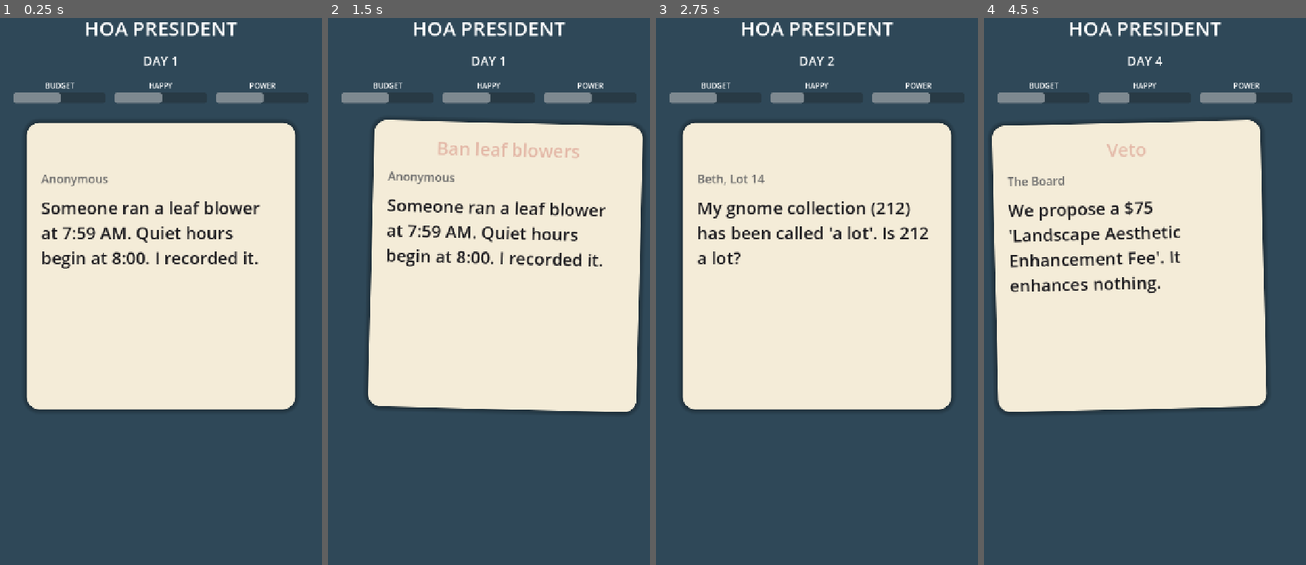
Above: before the commit, frames 1-4 (left to right).
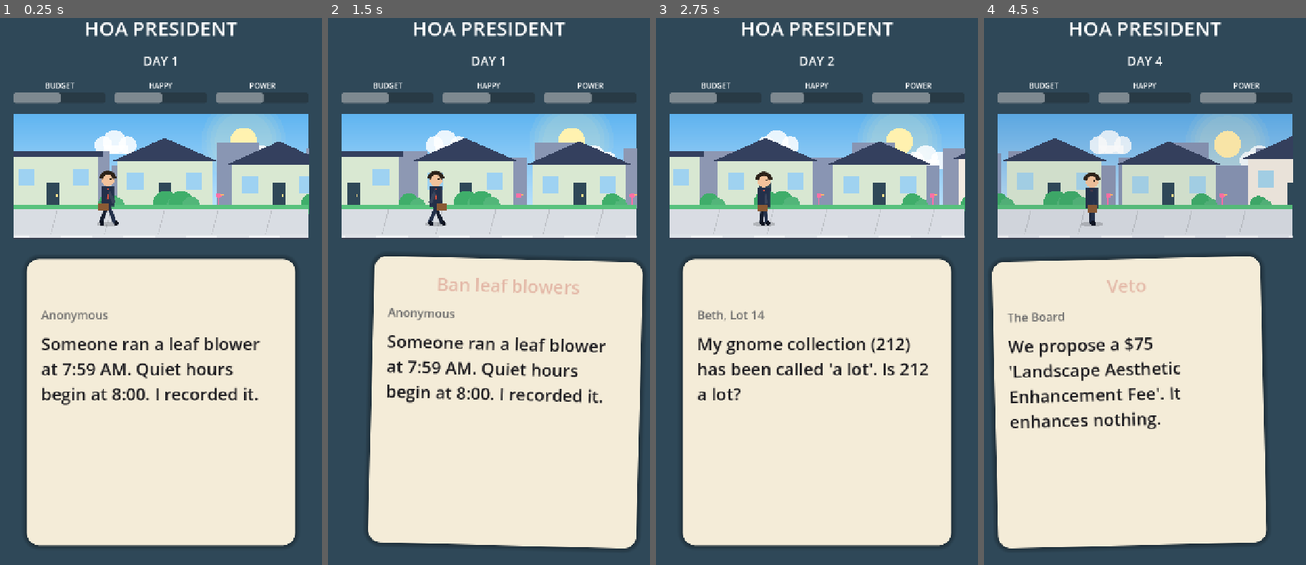
Above: after the commit, the same moments.

Repository: ssnanda/hoagame
Game: Godot game, scene res://scenes/main.tscn
Same seed, same stepped clock (60 frames per second), same inputs: the game is played once before the commit and once after it.
Inputs (mouse positions are in pixels of both pictures, inside the frame that each line leads up to):
- Up to frame 1 (0.25 s): no input
- Up to frame 2 (1.5 s): tap Enter at 0.5 s; drag from (489, 264) to (521, 160) at 0.52 s; drag from (424, 313) to (472, 400) at 1.27 s
- Up to frame 3 (2.75 s): move the mouse to (849, 160) at 2.02 s; hold Right (ui_right) from 2.03 s (still down)
- Up to frame 4 (4.5 s): release Right (ui_right) at 2.75 s; drag from (1145, 264) to (1048, 203) at 2.77 s; move the mouse to (1241, 373) at 3.52 s; hold Left (ui_left) 3.53-4.25 s; drag from (1145, 264) to (1096, 143) at 4.27 s

The runs differ from the first frame. In frame 1, 47% of the frame differs, in the area x 4-96%, y 17-97%; in frame 2, 48%, in the area x 4-99%, y 17-98%; in frame 3, 47%; in frame 4, 48%.

Commit message:
Release HOA President 0.1.5+6

Diff:
--- a/project.godot
+++ b/project.godot
@@ -11,7 +11,7 @@
 [application]
 
 config/name="HOA President"
-config/version="0.1.4"
+config/version="0.1.5"
 run/main_scene="res://scenes/main.tscn"
 config/features=PackedStringArray("4.7", "Mobile")
 config/icon="res://icon.svg"
--- a/scripts/main.gd
+++ b/scripts/main.gd
@@ -116,6 +116,10 @@
 		col.add_child(bar)
 		_bars[key] = bar
 
+	var street := Control.new()
+	street.set_script(preload("res://scripts/street.gd"))
+	vbox.add_child(street)
+
 	_card_area = Control.new()
 	_card_area.size_flags_vertical = Control.SIZE_EXPAND_FILL
 	vbox.add_child(_card_area)
--- /dev/null
+++ b/scripts/street.gd
@@ -0,0 +1,220 @@
+extends Control
+## Modern flat-vector street: parallax neighborhood + a walking president.
+## Sky shifts from day to dusk as days pass; it greys out when happiness is low.
+
+const SPEED := 90.0           # px/s for the sidewalk layer
+const DUSK_DAYS := 40.0       # days until the sky is fully dusk
+const SKY_DAY_TOP := Color("5fb4f0")
+const SKY_DAY_BOTTOM := Color("d8f0ff")
+const SKY_DUSK_TOP := Color("3b2f6b")
+const SKY_DUSK_BOTTOM := Color("ff9d6c")
+const SUIT := Color("23304a")
+const SKIN := Color("f2c29b")
+
+const FAR_PERIOD := 1100.0
+const HOUSE_PERIOD := 1500.0
+
+var _scroll := 0.0
+var _time := 0.0
+var _dusk := 0.0
+var _gloom := 0.0
+var _far: Array = []     # {x, w, h, c}
+var _houses: Array = []  # {x, w, h, hue, kind}
+var _shrubs: Array = []  # {x, r}
+
+
+func _ready() -> void:
+	clip_contents = true
+	custom_minimum_size = Vector2(0, 280)
+	var rng := RandomNumberGenerator.new()
+	rng.seed = 7
+	var x := 0.0
+	while x < FAR_PERIOD:
+		var w := rng.randf_range(60.0, 130.0)
+		_far.append({"x": x, "w": w, "h": rng.randf_range(60.0, 150.0), "c": rng.randf()})
+		x += w + rng.randf_range(0.0, 20.0)
+	x = 0.0
+	while x < HOUSE_PERIOD - 260.0:
+		var w := rng.randf_range(190.0, 250.0)
+		_houses.append({"x": x, "w": w, "h": rng.randf_range(95.0, 135.0),
+				"hue": rng.randf(), "kind": rng.randi_range(0, 2)})
+		x += w + rng.randf_range(40.0, 90.0)
+	for i in 14:
+		_shrubs.append({"x": rng.randf() * HOUSE_PERIOD, "r": rng.randf_range(16.0, 28.0)})
+	GameState.stats_changed.connect(_sync_mood)
+	_sync_mood()
+
+
+func _sync_mood() -> void:
+	var dusk := clampf(float(GameState.day - 1) / DUSK_DAYS, 0.0, 1.0)
+	var happy: float = float(GameState.stats.get("happiness", 50))
+	var gloom := clampf((35.0 - happy) / 35.0, 0.0, 1.0)
+	var tw := create_tween().set_parallel(true)
+	tw.tween_property(self, "_dusk", dusk, 0.8)
+	tw.tween_property(self, "_gloom", gloom, 0.8)
+
+
+func _process(delta: float) -> void:
+	_scroll += SPEED * delta
+	_time += delta
+	queue_redraw()
+
+
+func _draw() -> void:
+	var w := size.x
+	var h := size.y
+	var ground_y := h - 70.0   # top of the sidewalk
+	_draw_sky(w, h)
+	_draw_far(w, ground_y)
+	_draw_houses(w, ground_y)
+	_draw_ground(w, h, ground_y)
+	_draw_walker(Vector2(w * 0.32, ground_y + 34.0))
+	if _gloom > 0.0:
+		draw_rect(Rect2(0, 0, w, h), Color(0.25, 0.27, 0.32, 0.45 * _gloom))
+
+
+func _draw_sky(w: float, h: float) -> void:
+	var top := SKY_DAY_TOP.lerp(SKY_DUSK_TOP, _dusk)
+	var bottom := SKY_DAY_BOTTOM.lerp(SKY_DUSK_BOTTOM, _dusk)
+	draw_polygon(PackedVector2Array([Vector2(0, 0), Vector2(w, 0), Vector2(w, h), Vector2(0, h)]),
+			PackedColorArray([top, top, bottom, bottom]))
+	# sun sinks toward the horizon as dusk grows
+	var sun := Vector2(w * 0.78, lerpf(60.0, h - 110.0, _dusk))
+	var sun_col := Color("fff2b0").lerp(Color("ff7a45"), _dusk)
+	for i in 4:
+		draw_circle(sun, 54.0 - i * 10.0 + 40.0, Color(sun_col, 0.07))
+	draw_circle(sun, 30.0, sun_col)
+	# soft drifting clouds
+	for i in 3:
+		var cx := fposmod(i * 330.0 + _scroll * (0.05 + i * 0.015), w + 260.0) - 130.0
+		var cy := 36.0 + i * 34.0
+		var cc := Color(1, 1, 1, lerpf(0.85, 0.25, _dusk))
+		draw_circle(Vector2(cx, cy), 20.0, cc)
+		draw_circle(Vector2(cx + 24.0, cy - 8.0), 26.0, cc)
+		draw_circle(Vector2(cx + 54.0, cy), 20.0, cc)
+		draw_rect(Rect2(cx, cy, 54.0, 20.0), cc)
+
+
+func _draw_far(w: float, ground_y: float) -> void:
+	var off := fposmod(_scroll * 0.2, FAR_PERIOD)
+	var base := SKY_DAY_BOTTOM.lerp(SKY_DUSK_TOP, 0.35 + 0.4 * _dusk).darkened(0.12)
+	for b in _far:
+		var x: float = b.x - off
+		while x < -b.w:
+			x += FAR_PERIOD
+		while x < w:
+			var col := base.lerp(Color("7a8fb5"), b.c * 0.4)
+			draw_rect(Rect2(x, ground_y - b.h, b.w, b.h), col)
+			x += FAR_PERIOD
+
+
+func _draw_houses(w: float, ground_y: float) -> void:
+	var off := fposmod(_scroll * 0.55, HOUSE_PERIOD)
+	for hs in _houses:
+		var x: float = hs.x - off
+		while x < -hs.w:
+			x += HOUSE_PERIOD
+		while x < w:
+			_draw_house(Vector2(x, ground_y), hs)
+			x += HOUSE_PERIOD
+	for s in _shrubs:
+		var sx: float = s.x - off
+		while sx < -40.0:
+			sx += HOUSE_PERIOD
+		while sx < w + 40.0:
+			var g := Color("3fae6a").lerp(Color("1f5e44"), _dusk * 0.7)
+			draw_circle(Vector2(sx, ground_y - s.r * 0.4), s.r, g)
+			draw_circle(Vector2(sx + s.r * 0.8, ground_y - s.r * 0.25), s.r * 0.7, g.lightened(0.1))
+			sx += HOUSE_PERIOD
+
+
+func _draw_house(origin: Vector2, hs: Dictionary) -> void:
+	var wd: float = hs.w
+	var ht: float = hs.h
+	var palette := [Color("f4ece1"), Color("cfe3f0"), Color("f2d4cc"), Color("d9e8d2")]
+	var body: Color = palette[int(hs.hue * 4.0) % 4].lerp(Color("5a4f7a"), _dusk * 0.4)
+	var roof := Color("34405e").lerp(Color("231c3c"), _dusk * 0.5)
+	var top := origin.y - ht
+	# shadow on the lawn
+	draw_rect(Rect2(origin.x - 4.0, origin.y - 6.0, wd + 8.0, 6.0), Color(0, 0, 0, 0.12))
+	draw_rect(Rect2(origin.x, top, wd, ht), body)
+	if hs.kind == 1:  # modern flat roof with an overhang
+		draw_rect(Rect2(origin.x - 10.0, top - 14.0, wd + 20.0, 14.0), roof)
+	else:             # gable roof
+		draw_colored_polygon(PackedVector2Array([
+				Vector2(origin.x - 12.0, top), Vector2(origin.x + wd * 0.5, top - 52.0),
+				Vector2(origin.x + wd + 12.0, top)]), roof)
+	# windows glow warmer as dusk grows
+	var glass := Color("9ed2f2").lerp(Color("ffd36e"), _dusk)
+	var win_w := 36.0
+	var win_h := 38.0
+	draw_rect(Rect2(origin.x + 22.0, top + 26.0, win_w, win_h), glass)
+	draw_rect(Rect2(origin.x + wd - 22.0 - win_w, top + 26.0, win_w, win_h), glass)
+	# door with accent colour
+	var door := Color("e0533d") if hs.kind == 0 else Color("2f4858")
+	draw_rect(Rect2(origin.x + wd * 0.5 - 14.0, origin.y - 56.0, 28.0, 56.0), door)
+	draw_circle(Vector2(origin.x + wd * 0.5 + 8.0, origin.y - 28.0), 2.5, Color("ffe08a"))
+	if hs.kind == 2:  # the obligatory pink flamingo
+		var fx := origin.x + wd + 14.0
+		draw_line(Vector2(fx, origin.y), Vector2(fx, origin.y - 22.0), Color("ff6fa5"), 2.0)
+		draw_circle(Vector2(fx, origin.y - 28.0), 6.0, Color("ff6fa5"))
+		draw_line(Vector2(fx + 4.0, origin.y - 30.0), Vector2(fx + 11.0, origin.y - 28.0), Color("ffb36b"), 2.0)
+
+
+func _draw_ground(w: float, h: float, ground_y: float) -> void:
+	var lawn := Color("58c27d").lerp(Color("2c7050"), _dusk * 0.7)
+	draw_rect(Rect2(0, ground_y - 8.0, w, 12.0), lawn)
+	var walk := Color("d9dde3").lerp(Color("8f8aa8"), _dusk * 0.6)
+	draw_rect(Rect2(0, ground_y + 4.0, w, 56.0), walk)
+	# sidewalk joints
+	var joint := 120.0
+	var off := fposmod(_scroll, joint)
+	var x := -off
+	while x < w:
+		draw_line(Vector2(x, ground_y + 4.0), Vector2(x - 14.0, ground_y + 60.0), walk.darkened(0.12), 2.0)
+		x += joint
+	# curb + road
+	draw_rect(Rect2(0, ground_y + 60.0, w, 6.0), walk.lightened(0.15))
+	var road := Color("3a4152").lerp(Color("22263a"), _dusk * 0.6)
+	draw_rect(Rect2(0, ground_y + 66.0, w, h - ground_y - 66.0), road)
+	# dashed centre line
+	var dash := 70.0
+	var doff := fposmod(_scroll * 1.5, dash * 2.0)
+	var dx := -doff
+	var ly := h - 5.0
+	while dx < w:
+		draw_rect(Rect2(dx, ly - 2.0, dash, 3.0), Color(1, 1, 1, 0.55))
+		dx += dash * 2.0
+
+
+func _draw_walker(foot: Vector2) -> void:
+	var phase := _time * 7.0
+	var bob := absf(sin(phase)) * 4.0
+	var swing := sin(phase)
+	var hip := foot + Vector2(0, -34.0 - bob)
+	# ground shadow
+	draw_set_transform(foot + Vector2(0, 2.0), 0.0, Vector2(1.0, 0.25))
+	draw_circle(Vector2.ZERO, 24.0, Color(0, 0, 0, 0.18))
+	draw_set_transform(Vector2.ZERO, 0.0, Vector2.ONE)
+	# legs (back then front)
+	var back := Color("151d2e")
+	draw_line(hip + Vector2(-2, 0), foot + Vector2(-swing * 16.0, -bob * 0.2), back, 8.0, true)
+	draw_line(hip + Vector2(2, 0), foot + Vector2(swing * 16.0, -bob * 0.2), SUIT, 8.0, true)
+	# shoes
+	draw_circle(foot + Vector2(-swing * 16.0 + 3.0, 0), 5.0, Color("0d1220"))
+	draw_circle(foot + Vector2(swing * 16.0 + 3.0, 0), 5.0, Color("0d1220"))
+	# torso
+	var torso_top := hip + Vector2(0, -44.0)
+	draw_line(hip, torso_top, SUIT, 26.0, true)
+	draw_line(hip + Vector2(0, -38.0), hip + Vector2(0, -16.0), Color("e0533d"), 4.0, true)  # tie
+	# arms: front arm carries the briefcase
+	var shoulder := torso_top + Vector2(0, 8.0)
+	draw_line(shoulder, shoulder + Vector2(swing * 14.0, 28.0), SUIT.lightened(0.1), 7.0, true)
+	var hand := shoulder + Vector2(-swing * 12.0, 28.0)
+	draw_line(shoulder, hand, SUIT, 7.0, true)
+	draw_rect(Rect2(hand + Vector2(-9.0, 2.0), Vector2(22.0, 16.0)), Color("8a5a34"))
+	# head + hair
+	var head := torso_top + Vector2(0, -16.0)
+	draw_circle(head, 15.0, SKIN)
+	draw_arc(head, 15.0, PI * 1.05, PI * 1.95, 14, Color("2b2118"), 8.0, true)
+	draw_circle(head + Vector2(6.0, -1.0), 1.8, Color("2b2118"))
Not shown, changed: export_presets.cfg
Not shown, added: scripts/street.gd.uid
Not shown, changed: VERSION
